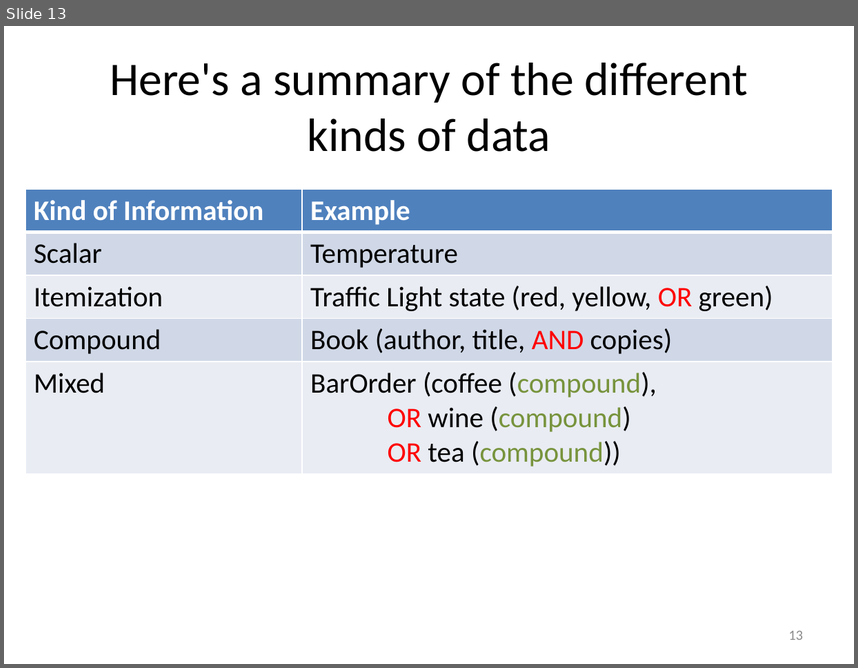
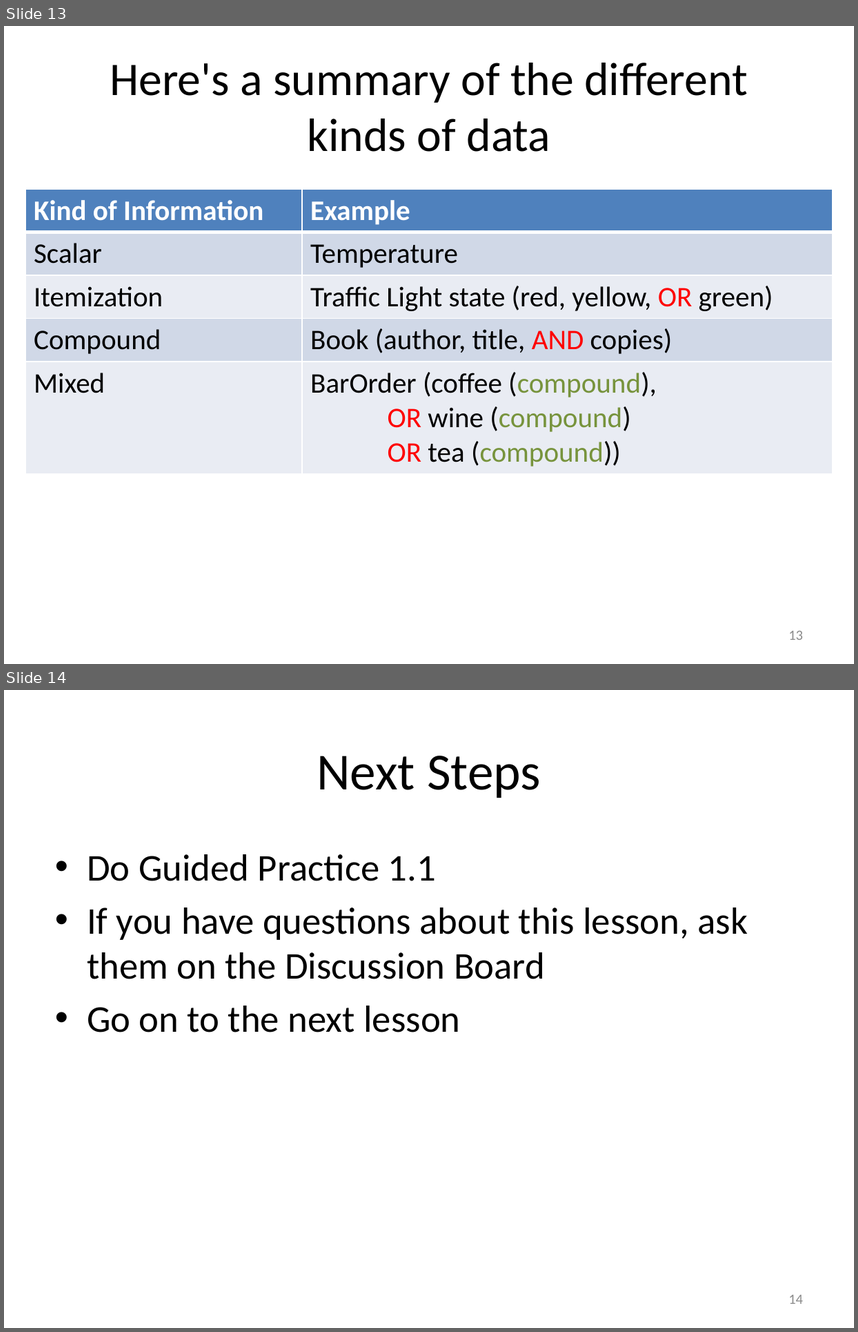
Before and after one commit to mwand/cs5010f16, a slide deck: Slides/Lesson 1.2 The Kinds of Data.pptx. Shown one above the other, each under a label of ours: slide 13 before the commit, slides 13 and 14 after it. The pictures are 858x668 and 858x1332 pixels, drawn with LibreOffice and Linux fonts; fonts in the diff are those of the drawing. Boxes give left, top, right and bottom in pixels: in the first picture for what was removed or moved away, otherwise in the second. Text is boxed around its words. In the diff, an @@ line names an element or a change of style, - is before the commit and + after.

```diff
--- a/Slides/Lesson 1.2 The Kinds of Data.pptx
+++ b/Slides/Lesson 1.2 The Kinds of Data.pptx
@@ slide 14 added at [4, 690, 854, 1328], background #FFFFFF @@
@@ title added at [47, 716, 811, 822], fill #FFFFFF, outline #4F81BD 2 pt, 44 pt, text #000000 @@
+Next Steps
@@ text added at [87, 854, 749, 1032], 32 pt, text #000000 @@
+• Do Guided Practice 1.1
+• If you have questions about this lesson, ask them on the Discussion Board
+• Go on to the next lesson
@@ page number added at [789, 1294, 803, 1303], 12 pt, text #8C8C8C @@
+14
```
Also in this commit, not shown: 49 other files.
